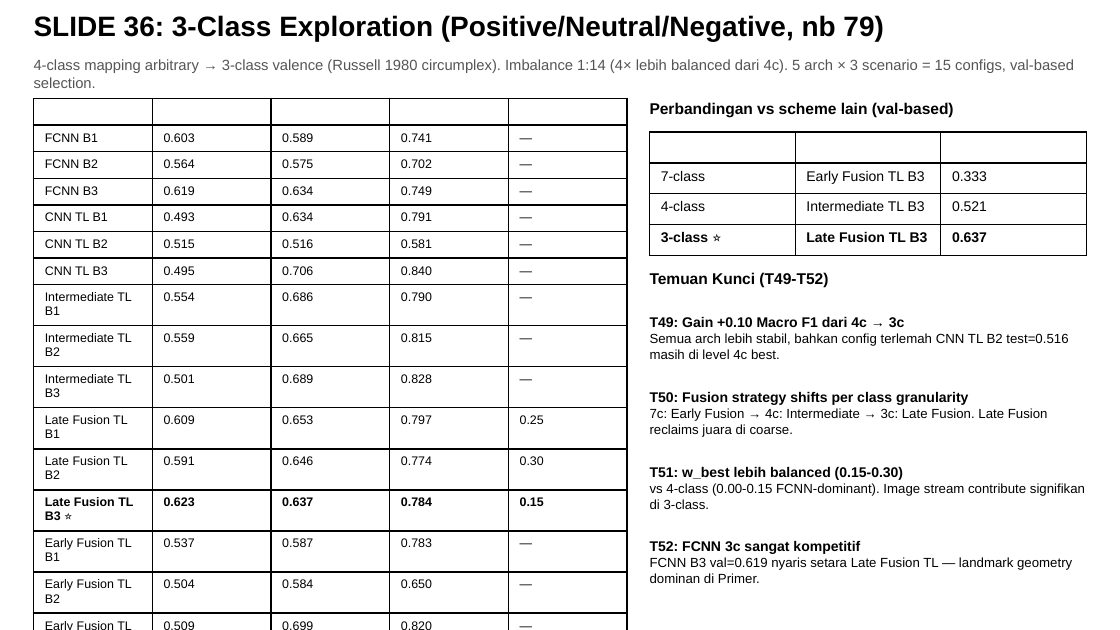
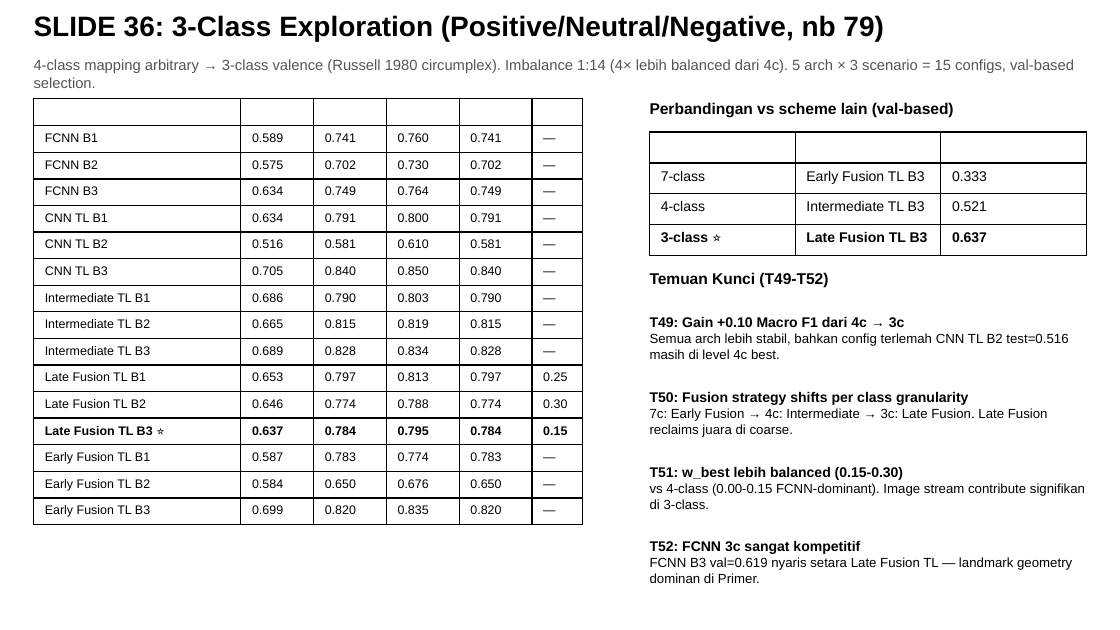
Before and after one commit to taufikhdyt01/MultimodalEmoLearn-CNN-LSTM, a slide deck: slide 133 of docs/PPT Bimbingan.pptx. Drawn at 1120x630 pixels with LibreOffice and Linux fonts; fonts in the diff are those of the drawing. Boxes give left, top, right and bottom in pixels: in the first picture for what was removed or moved away, otherwise in the second. Text is boxed around its words. In the diff, an @@ line names an element or a change of style, - is before the commit and + after.

```diff
--- a/docs/PPT Bimbingan.pptx
+++ b/docs/PPT Bimbingan.pptx
@@ table at (34, 99, 582, 524) @@
-column 1: Config | FCNN B1 | FCNN B2 | FCNN B3 | CNN TL B1 | CNN TL B2 | CNN TL B3 | Intermediate TL B1 | Intermediate TL B2 | Intermediate TL B3 | Late Fusion TL B1 | Late Fusion TL B2 | Late Fusion TL B3 ⭐ | Early Fusion TL B1 | Early Fusion TL B2 | Early Fusion TL B3
-column 2: Val F1 | 0.603 | 0.564 | 0.619 | 0.493 | 0.515 | 0.495 | 0.554 | 0.559 | 0.501 | 0.609 | 0.591 | 0.623 | 0.537 | 0.504 | 0.509
-column 3: Test F1 | 0.589 | 0.575 | 0.634 | 0.634 | 0.516 | 0.706 | 0.686 | 0.665 | 0.689 | 0.653 | 0.646 | 0.637 | 0.587 | 0.584 | 0.699
-column 4: Test Acc | 0.741 | 0.702 | 0.749 | 0.791 | 0.581 | 0.840 | 0.790 | 0.815 | 0.828 | 0.797 | 0.774 | 0.784 | 0.783 | 0.650 | 0.820
+column 1: Model | FCNN B1 | FCNN B2 | FCNN B3 | CNN TL B1 | CNN TL B2 | CNN TL B3 | Intermediate TL B1 | Intermediate TL B2 | Intermediate TL B3 | Late Fusion TL B1 | Late Fusion TL B2 | Late Fusion TL B3 ⭐ | Early Fusion TL B1 | Early Fusion TL B2 | Early Fusion TL B3
+column 2: Macro | 0.589 | 0.575 | 0.634 | 0.634 | 0.516 | 0.705 | 0.686 | 0.665 | 0.689 | 0.653 | 0.646 | 0.637 | 0.587 | 0.584 | 0.699
+column 3: Micro | 0.741 | 0.702 | 0.749 | 0.791 | 0.581 | 0.840 | 0.790 | 0.815 | 0.828 | 0.797 | 0.774 | 0.784 | 0.783 | 0.650 | 0.820
+column 4: W-F1 | 0.760 | 0.730 | 0.764 | 0.800 | 0.610 | 0.850 | 0.803 | 0.819 | 0.834 | 0.813 | 0.788 | 0.795 | 0.774 | 0.676 | 0.835
+column 5: Acc | 0.741 | 0.702 | 0.749 | 0.791 | 0.581 | 0.840 | 0.790 | 0.815 | 0.828 | 0.797 | 0.774 | 0.784 | 0.783 | 0.650 | 0.820
@@ table: place and size @@
-table at (34, 99, 627, 607)
+table at (34, 99, 582, 524)
```
Also in this commit, not shown: 1 other file.
